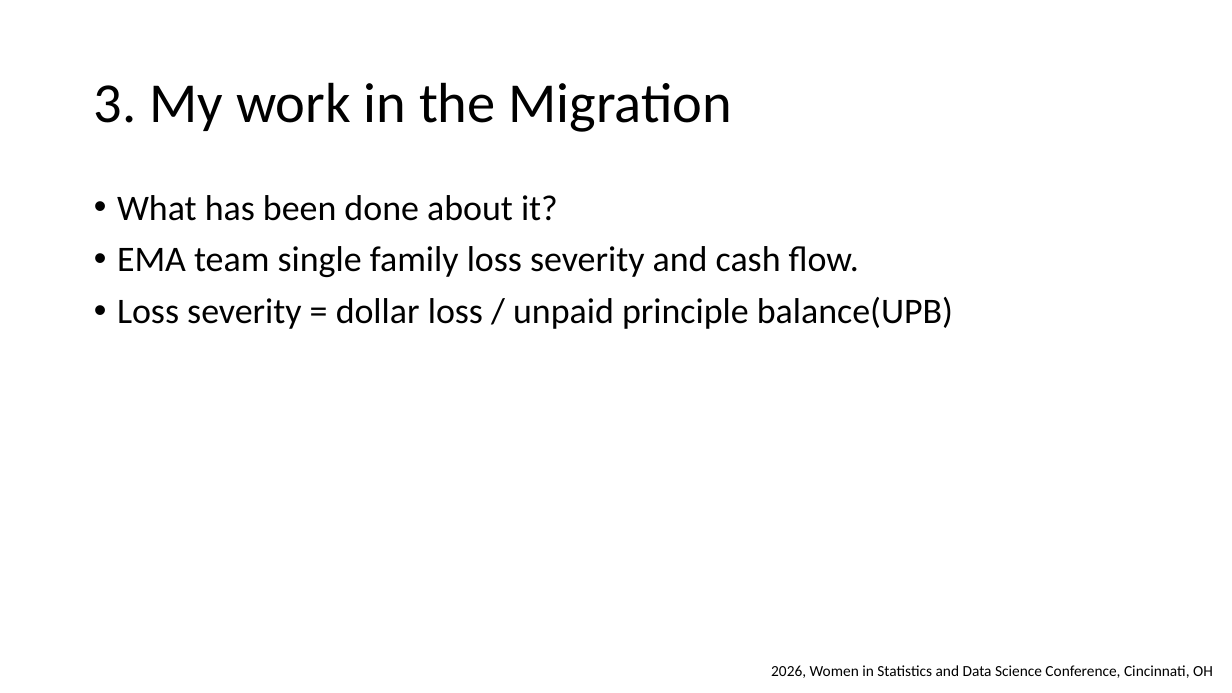
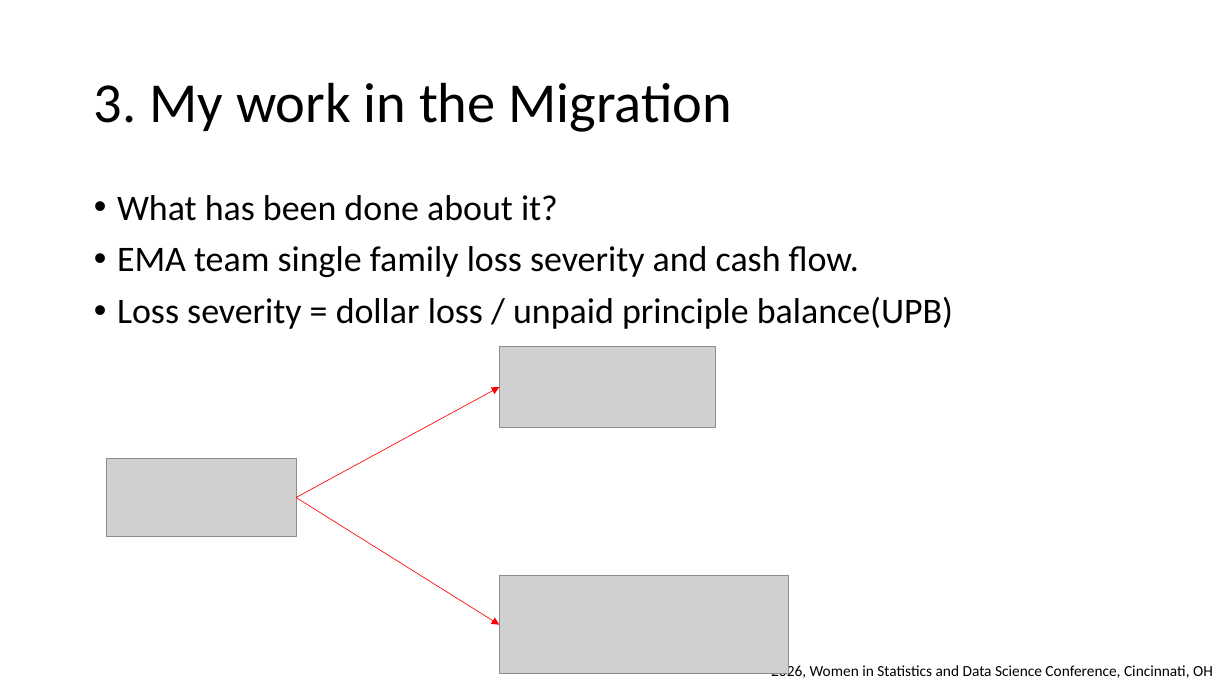
Before and after one commit to wx2123/WSDS-2026-OH, a slide deck: slide 7 of 2026 WSDS - Wujian Xue.pptx. Drawn at 1232x693 pixels with LibreOffice and Linux fonts; fonts in the diff are those of the drawing; grey boxes stand for pictures. Boxes give left, top, right and bottom in pixels: in the first picture for what was removed or moved away, otherwise in the second. Text is boxed around its words. In the diff, an @@ line names an element or a change of style, - is before the commit and + after.

```diff
--- a/2026 WSDS - Wujian Xue.pptx
+++ b/2026 WSDS - Wujian Xue.pptx
@@ picture added at [499,347,715,428] @@
@@ arrow added from (296, 497) to (499, 387), #FF0000 0.5 pt @@
@@ picture added at [106,458,296,536] @@
@@ arrow added from (296, 497) to (499, 625), #FF0000 0.5 pt @@
@@ picture added at [499,576,788,674] @@
```
Also in this commit, not shown: 6 other slides changed, 1 slide added.
